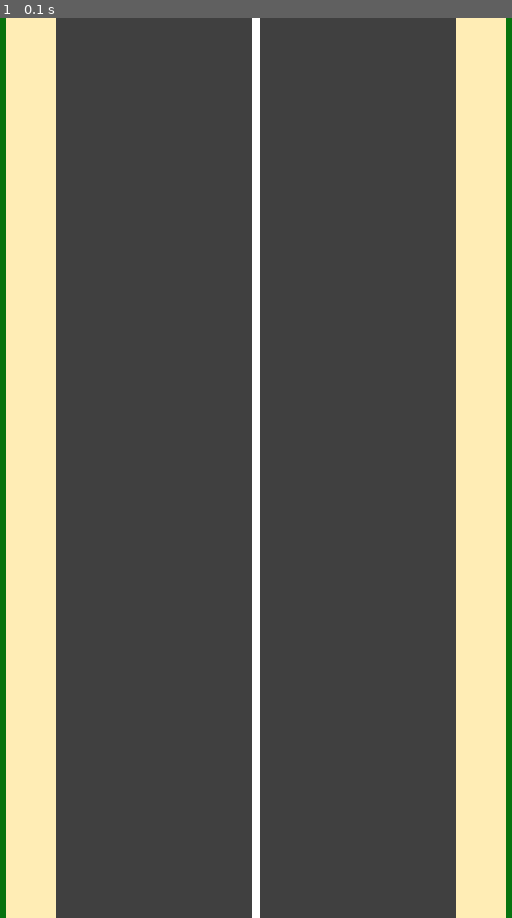
Above: before the commit, frame 1.
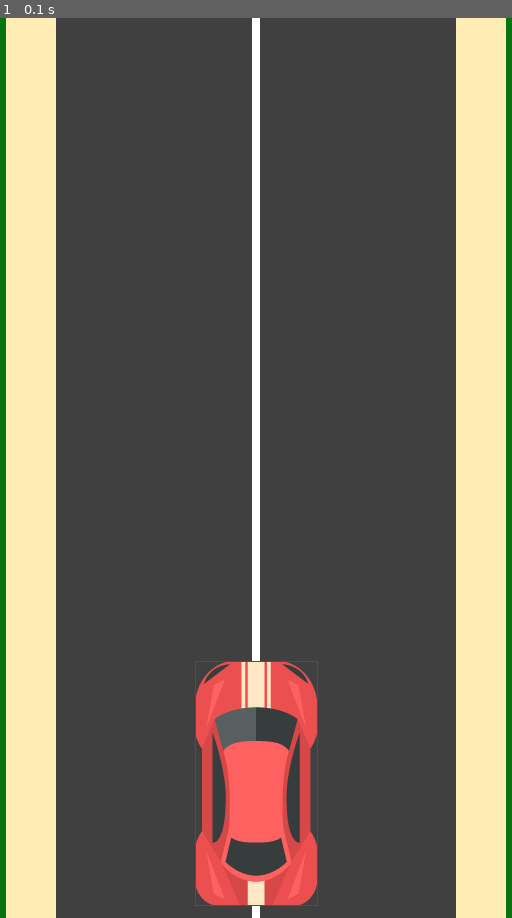
Above: after the commit, the same moment.

Repository: 100ballovby/tuesday_start_5PM_2122
Game: pygame game, started from 23_lesson_1503/01_racing_car.py
The game is run twice, just before and just after one commit, with the same random seed, the same clock (stepped at 60 frames per second) and the same inputs.
Inputs:
- Up to frame 1 (0.1 s): no input

The runs differ from the first frame. In frame 1, 5.1% of the frame differs, in the area x 38-63%, y 71-99%.

Commit message:
Adding car object

Diff:
--- a/23_lesson_1503/01_racing_car.py
+++ b/23_lesson_1503/01_racing_car.py
@@ -13,9 +13,17 @@
 screen = pg.display.set_mode((W, H))
 clock = pg.time.Clock()
 
+# Game objects
 road = pg.Rect(200, 0, 400, H)
 border_left = pg.Rect(road.left - 50, 0, 50, H)
 border_right = pg.Rect(road.right, 0, 50, H)
+
+img = pg.image.load('car.png').convert_alpha()  # загружаю картинку машины
+img_rect = img.get_rect()  # превращаю картинку в объект
+center = W // 2, H * 0.85  # указываю координаты появления машины
+img_rect.center = center  # ставлю машину в координаты
+car = img  # клон картинки
+car_rect = img_rect  # клон объекта
 
 finished = False
 while not finished:
@@ -24,10 +32,14 @@
         if event.type == pg.QUIT:
             finished = True
 
+    # Visuals
     screen.fill(GREEN)  # фон игры (трава)
     rect(screen, GRAY, road)  # дорога
     rect(screen, SAND, border_left)  # левая обочина
     rect(screen, SAND, border_right)  # правая обочина
     rect(screen, WHITE, [396, 0, 8, H])  # линия разметки
 
+    screen.blit(car, car_rect)  # отображаю машину в координатах car_rect
+    rect(screen, RED, car_rect, 1)
+
     pg.display.update()
Binary file added: 23_lesson_1503/car.png
